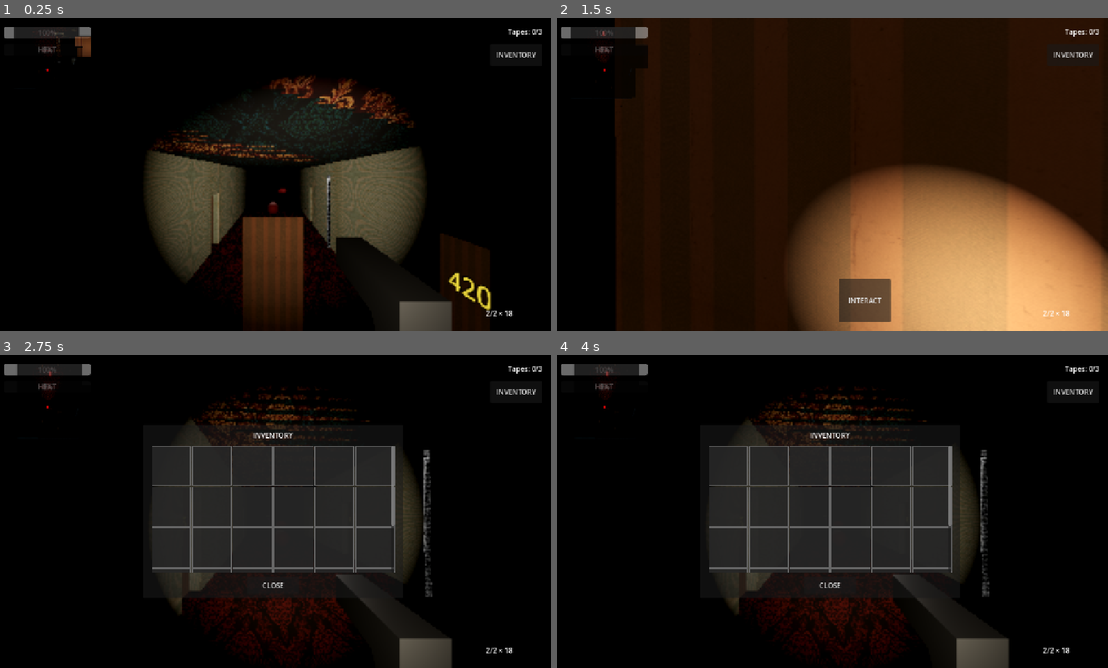
Above: before the commit, frames 1-4 (two rows, left to right).
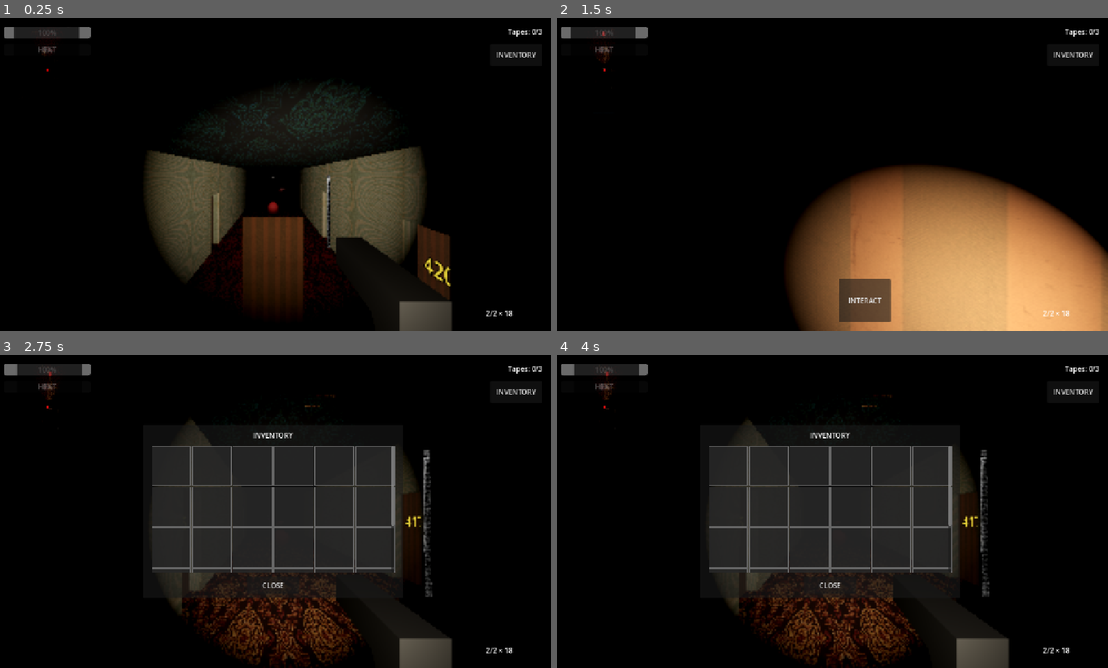
Above: after the commit, the same moments.

Repository: sergesvalov/alex_fight
Game: Godot game, scene res://scenes/levels/hotel_siberia/hotel_level_4.tscn
Two runs of this game, one before a commit and one after it. Both use one fixed random seed, a clock stepped at 60 frames per second and the inputs below. Sound files missing from this copy of the repository are replaced by a short silence.
Inputs (mouse positions are in pixels of both pictures, inside the frame that each line leads up to):
- Up to frame 1 (0.25 s): no input
- Up to frame 2 (1.5 s): tap Enter at 0.5 s; move the mouse to (860, 174) at 0.52 s; hold Up (ui_up) from 0.53 s (still down); click (860, 174) at 0.6 s; move the mouse to (804, 174) at 1.27 s; tap E at 1.35 s
- Up to frame 3 (2.75 s): keep holding Up (ui_up); move the mouse to (286, 505) at 2.02 s; tap I at 2.1 s
- Up to frame 4 (4 s): keep holding Up (ui_up); move the mouse to (821, 517) at 2.77 s; tap V at 2.85 s; move the mouse to (871, 514) at 3.52 s; click (871, 514) at 3.6 s

The runs differ from the first frame. In frame 1, 5.1% of the frame differs, in the area x 7-90%, y 4-100%; in frame 2, 61%, in the area x 7-100%, y 0-100%; in frame 3, 4.4%; in frame 4, 4.4%.
Error in both runs: Invalid assignment of property or key 'patrol_points' with value of type 'Array' on a base object of type 'CharacterBody3D (CerberusAI)'. (res://scripts/levels…

Commit message:
fix: align hotel map geometry with exact Z coordinates and add auto-tests

Diff:
--- a/scripts/levels/hotel_level_generator.gd
+++ b/scripts/levels/hotel_level_generator.gd
@@ -101,16 +101,13 @@
 	ad_texture = orig_ad
 
 func _generate_floor(f_num: int, parent: Node3D, is_main: bool) -> void:
-	var corridor_start_z = double_room_start_z + (double_room_step / 2.0)
-	var max_double_z = double_room_start_z - (num_double_rooms - 1) * double_room_step - double_room_wall_len
-	var max_single_z = single_room_start_z - (num_single_rooms - 1) * single_room_step - single_room_wall_len
-	var corridor_end_z = min(max_double_z, max_single_z)
-	var stair_z = corridor_end_z - stairwell_south_offset
-	var total_corridor_end = stair_z - total_corridor_end_margin
+	var f_scale = GlobalConfig.get_floor_scale()
+	var corridor_start_z = 15.0 * f_scale
+	var total_corridor_end = -58.0 * f_scale
 
 	_generate_corridor_shell(parent, corridor_start_z, total_corridor_end)
 	_generate_north_block(parent, total_corridor_end)
-	_generate_south_block(parent, stair_z)
+	_generate_south_block(parent, corridor_start_z)
 
 	_generate_rooms_side(f_num, parent, true, corridor_start_z, total_corridor_end)
 	_generate_rooms_side(f_num, parent, false, corridor_start_z, total_corridor_end)
--- a/scripts/levels/hotel_level_generator_geometry.gd
+++ b/scripts/levels/hotel_level_generator_geometry.gd
@@ -29,17 +29,17 @@
 		{"name": "408", "z": 5.0,   "type": "normal", "flip": true},
 		{"name": "406", "z": -5.0,  "type": "normal", "flip": false},
 		{"name": "405", "z": -15.0, "type": "normal", "flip": false},
-		{"name": "403", "z": -25.0, "type": "normal", "flip": false},
-		{"name": "402", "z": -41.0, "type": "large",  "flip": false},
-		{"name": "401", "z": -51.0, "type": "large",  "flip": false},
+		{"name": "403", "z": -25.0, "type": "normal", "flip": true},
+		{"name": "402", "z": -35.0, "type": "large",  "flip": true},
+		{"name": "401", "z": -45.0, "type": "large",  "flip": false},
 	]
 
 	var right_rooms_data = [
 		{"name": "421", "z": 7.0,   "flip": false},
-		{"name": "420", "z": 1.0,   "flip": true},
-		{"name": "417", "z": -9.0,  "flip": true},
-		{"name": "416", "z": -15.0, "flip": false},
-		{"name": "415", "z": -21.0, "flip": true},
+		{"name": "420", "z": 1.0,   "flip": false},
+		{"name": "417", "z": -5.0,  "flip": false},
+		{"name": "416", "z": -13.0, "flip": false},
+		{"name": "415", "z": -21.0, "flip": false},
 		{"name": "413", "z": -27.0, "flip": false},
 		{"name": "412", "z": -33.0, "flip": false},
 		{"name": "411", "z": -39.0, "flip": false},
@@ -181,7 +181,7 @@
 		stair_inst.name = "StairwellSouth"
 		stair_inst.rotation_degrees.y = 90
 		var side_x = (corridor_width / 2.0) + (side_corridor_depth / 2.0)
-		var stair_z_pos = -4.0 * GlobalConfig.get_floor_scale()
+		var stair_z_pos = 12.0 * GlobalConfig.get_floor_scale()
 		stair_inst.position = Vector3(side_x, 0, stair_z_pos)
 		parent.add_child(stair_inst)
 		stair_inst.owner = get_tree().edited_scene_root
@@ -201,7 +201,7 @@
 	var wall_w = corridor_width + wall_thickness * 2.0
 	var wall_h = corridor_height
 	var wall_thick = wall_thickness
-	var w_z = 10.0 * GlobalConfig.get_floor_scale() + (wall_thick / 2.0)
+	var w_z = 15.0 * GlobalConfig.get_floor_scale() + (wall_thick / 2.0)
 	_create_csg_box(parent, "SouthEndWall", Vector3(0, wall_h / 2.0, w_z), Vector3(wall_w, wall_h, wall_thick), false, false)
 
 func _generate_stairwell_junction(parent: Node3D, z_pos: float, is_north: bool) -> void:
@@ -227,7 +227,7 @@
 
 func _generate_elevator_shaft(parent: Node3D) -> void:
 	if not elevator_shaft_scene: return
-	var elev_z = -54.0 * GlobalConfig.get_floor_scale()
+	var elev_z = -55.5 * GlobalConfig.get_floor_scale()
 	var elev_x_center = (corridor_width / 2.0) + (side_corridor_depth / 2.0)
 	var inst = elevator_shaft_scene.instantiate()
 	inst.name = "ElevatorShaftBlock"
@@ -238,7 +238,7 @@
 
 func _generate_maintenance_room(parent: Node3D) -> void:
 	if not maintenance_room_scene: return
-	var maint_z = -50.0 * GlobalConfig.get_floor_scale()
+	var maint_z = -50.5 * GlobalConfig.get_floor_scale()
 	var east_wall_x = (corridor_width / 2.0) + side_corridor_depth
 	var inst = maintenance_room_scene.instantiate()
 	inst.name = "MaintenanceRoomBlock"
--- a/tests/test_runner.gd
+++ b/tests/test_runner.gd
@@ -212,7 +212,7 @@
                         floor_errors += 1
 
                 # Проверка дверей
-                if current.name in ["MainDoor", "WCDoor", "MaintenanceDoor", "Door"]:
+                if current.name in ["MainDoor", "WCDoor", "MaintenanceDoor", "Door", "ElevatorDoor", "StairwellDoor", "StairwellDoor_South"]:
                     var door_body = current.get_node_or_null("AnimatableBody3D")
                     if door_body:
                         checked_doors += 1
